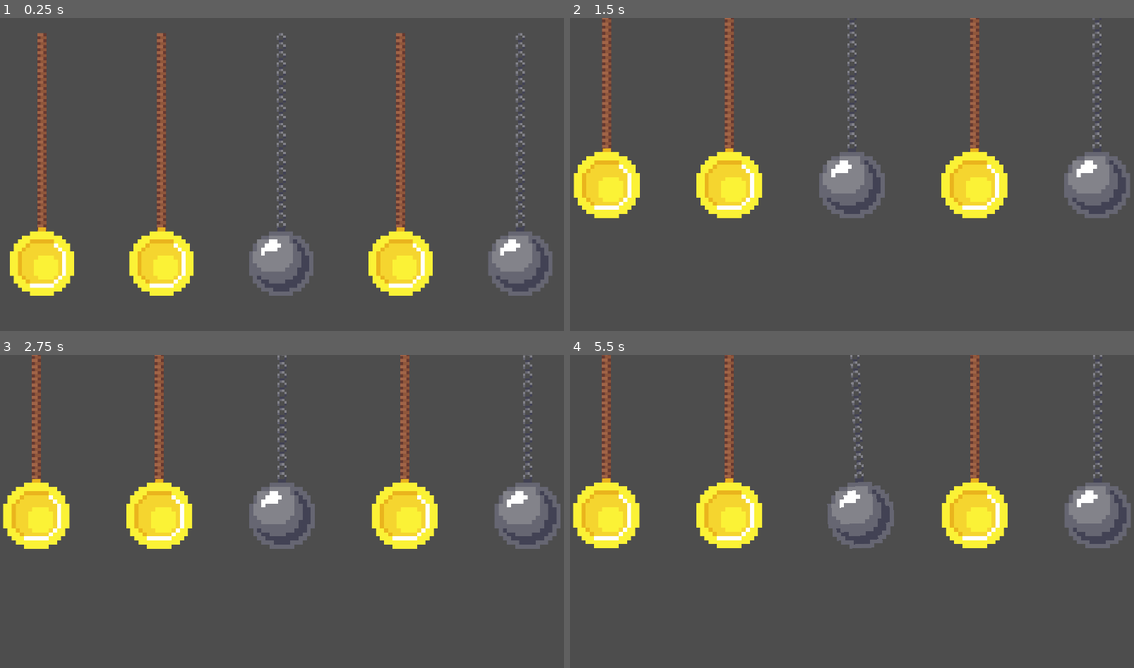
Above: before the commit, frames 1-4 (two rows, left to right).
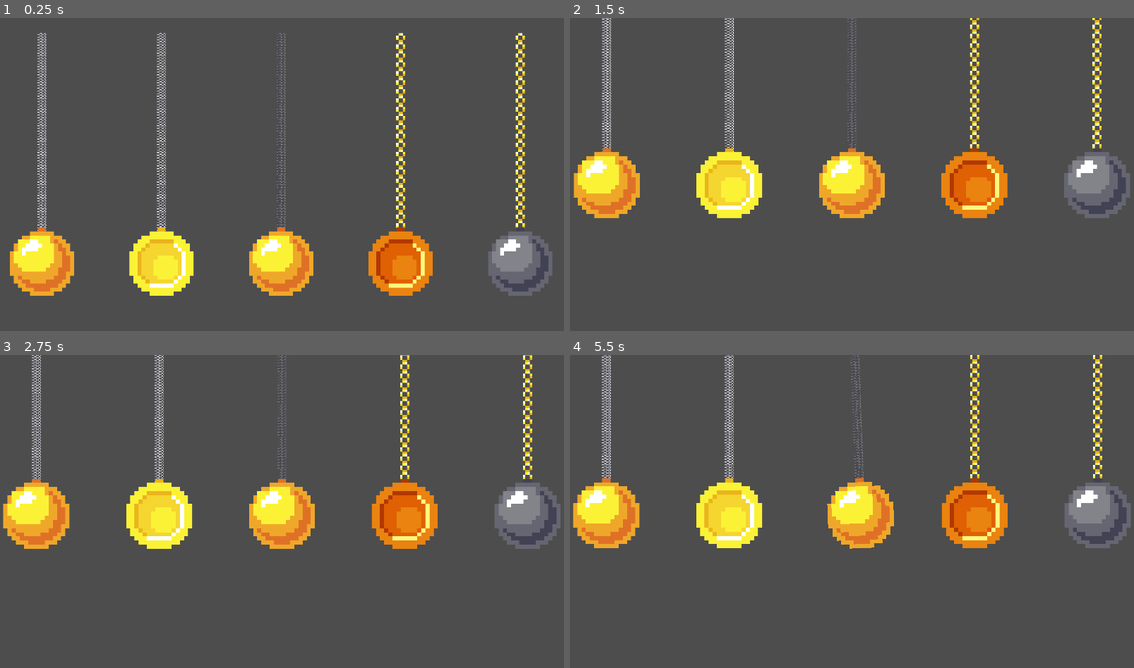
Above: after the commit, the same moments.

Repository: HEKEPOIU/gmtk_2024
Game: Godot game, scene res://scene/main.tscn
Same seed, same stepped clock (60 frames per second), same inputs: the game is played once before the commit and once after it.
Inputs (mouse positions are in pixels of both pictures, inside the frame that each line leads up to):
- Up to frame 1 (0.25 s): no input
- Up to frame 2 (1.5 s): move the mouse to (976, 161) at 0.52 s; click (976, 161) at 0.6 s; move the mouse to (739, 193) at 1.27 s; click (739, 193) at 1.35 s
- Up to frame 3 (2.75 s): move the mouse to (338, 442) at 2.02 s; click (338, 442) at 2.1 s
- Up to frame 4 (5.5 s): move the mouse to (823, 577) at 2.77 s; click (823, 577) at 2.85 s; move the mouse to (1021, 561) at 3.52 s; click (1021, 561) at 3.6 s; move the mouse to (682, 464) at 4.27 s; click (682, 464) at 4.35 s; tap Enter at 5 s; move the mouse to (880, 514) at 5.02 s; click (880, 514) at 5.1 s

The runs differ from the first frame. In frame 1, 9.4% of the frame differs, in the area x 1-94%, y 4-89%; in frame 2, 8.4%; in frame 3, 8.2%; in frame 4, 8.3%.

Commit message:
Random generate pendulum

Diff:
--- a/scene/main.tscn
+++ b/scene/main.tscn
@@ -1,10 +1,42 @@
-[gd_scene load_steps=6 format=3 uid="uid://bamth8f5h3hkf"]
+[gd_scene load_steps=12 format=3 uid="uid://bamth8f5h3hkf"]
 
 [ext_resource type="Script" path="res://src/main.gd" id="1_gy4id"]
 [ext_resource type="Script" path="res://scene/camera_manager.gd" id="3_6fkyf"]
 [ext_resource type="PackedScene" uid="uid://mi0q0rdifude" path="res://scene/main_ui.tscn" id="3_6hq5n"]
 [ext_resource type="PackedScene" uid="uid://prj2jrlt2fu1" path="res://scene/pendulum_manager.tscn" id="5_a8atf"]
 [ext_resource type="PackedScene" uid="uid://bmibyak3ptiqq" path="res://src/ui/card/border.tscn" id="5_o6d60"]
+[ext_resource type="PackedScene" uid="uid://bkt1em0yb1dvt" path="res://scene/pendulum.tscn" id="6_q0g7m"]
+[ext_resource type="Texture2D" uid="uid://cqp36mrh61cx" path="res://assets/rope/chain.png" id="7_75l6k"]
+[ext_resource type="Texture2D" uid="uid://c6yefofbbgtu" path="res://assets/ball/coin.png" id="8_1pjxk"]
+[ext_resource type="Texture2D" uid="uid://bovbxo54kddwk" path="res://assets/rope/rope.png" id="9_gynd3"]
+
+[sub_resource type="PackedScene" id="PackedScene_6054t"]
+_bundled = {
+"base_scene": 0,
+"conn_count": 0,
+"conns": PackedInt32Array(),
+"editable_instances": [],
+"names": PackedStringArray("Pendulum", "Line2D", "texture", "PendulumEndPoint"),
+"node_count": 2,
+"node_paths": [],
+"nodes": PackedInt32Array(-1, -1, 2147483647, 0, -1, 0, 0, 0, 0, 2147483647, 262145, -1, 1, 2, 1, 0),
+"variants": [ExtResource("6_q0g7m"), ExtResource("7_75l6k")],
+"version": 3
+}
+
+[sub_resource type="PackedScene" id="PackedScene_824u5"]
+_bundled = {
+"base_scene": 0,
+"conn_count": 0,
+"conns": PackedInt32Array(),
+"editable_instances": [],
+"names": PackedStringArray("Pendulum", "end_point_image", "Line2D", "texture", "PendulumEndPoint"),
+"node_count": 2,
+"node_paths": [],
+"nodes": PackedInt32Array(-1, -1, 2147483647, 0, -1, 1, 1, 1, 0, 0, 0, 2147483647, 262146, -1, 1, 3, 2, 0),
+"variants": [ExtResource("6_q0g7m"), ExtResource("8_1pjxk"), ExtResource("9_gynd3")],
+"version": 3
+}
 
 [node name="main" type="Node"]
 script = ExtResource("1_gy4id")
@@ -36,3 +68,4 @@
 border = NodePath("../../NinePatchRect")
 
 [node name="PendulumManager" parent="." instance=ExtResource("5_a8atf")]
+pendulum_scene = Array[PackedScene]([SubResource("PackedScene_6054t"), SubResource("PackedScene_824u5")])
--- a/scene/pendulum.tscn
+++ b/scene/pendulum.tscn
@@ -2,7 +2,7 @@
 
 [ext_resource type="Script" path="res://src/pendulum.gd" id="1_giu4x"]
 [ext_resource type="PackedScene" uid="uid://caorjifvuen5f" path="res://scene/pendulum_end_point.tscn" id="2_d5bf6"]
-[ext_resource type="Texture2D" uid="uid://cy123xblsxfea" path="res://assets/iron_ball.png" id="2_i4pxb"]
+[ext_resource type="Texture2D" uid="uid://cy123xblsxfea" path="res://assets/ball/iron_ball.png" id="2_i4pxb"]
 
 [node name="Pendulum" type="Node2D"]
 script = ExtResource("1_giu4x")
@@ -13,6 +13,8 @@
 mass = 10.0
 max_mass = 50.0
 end_point_image = ExtResource("2_i4pxb")
+end_point_image_path = "res://assets/ball"
+chain_image_path = "res://assets/rope"
 
 [node name="Line2D" type="Line2D" parent="."]
 position = Vector2(0, 3)
--- a/scene/pendulum_end_point.tscn
+++ b/scene/pendulum_end_point.tscn
@@ -1,7 +1,7 @@
 [gd_scene load_steps=4 format=3 uid="uid://caorjifvuen5f"]
 
 [ext_resource type="Script" path="res://src/pendulum_end_point.gd" id="1_atb1l"]
-[ext_resource type="Texture2D" uid="uid://cy123xblsxfea" path="res://assets/iron_ball.png" id="2_1gebp"]
+[ext_resource type="Texture2D" uid="uid://cy123xblsxfea" path="res://assets/ball/iron_ball.png" id="2_1gebp"]
 
 [sub_resource type="CircleShape2D" id="CircleShape2D_kih6h"]
 radius = 65.123
--- a/scene/pendulum_manager.tscn
+++ b/scene/pendulum_manager.tscn
@@ -1,11 +1,10 @@
-[gd_scene load_steps=4 format=3 uid="uid://prj2jrlt2fu1"]
+[gd_scene load_steps=3 format=3 uid="uid://prj2jrlt2fu1"]
 
 [ext_resource type="Script" path="res://src/pendulum_manager.gd" id="1_w26s2"]
-[ext_resource type="PackedScene" uid="uid://b84bsrf74ywbl" path="res://scene/varient_pendulum/pendulum_chain_ball.tscn" id="2_ygqbq"]
-[ext_resource type="PackedScene" uid="uid://21xgo8i1hmyo" path="res://scene/varient_pendulum/pendulum_rope_coin.tscn" id="3_e68na"]
+[ext_resource type="PackedScene" uid="uid://bkt1em0yb1dvt" path="res://scene/pendulum.tscn" id="3_e68na"]
 
 [node name="PendulumManager" type="Node"]
 script = ExtResource("1_w26s2")
-pendulum_scene = Array[PackedScene]([ExtResource("2_ygqbq"), ExtResource("3_e68na")])
+pendulum_scene = Array[PackedScene]([ExtResource("3_e68na")])
 pendulum_margin = 400.0
 pendulum_pivot_height = 240
--- a/scene/varient_pendulum/pendulum_chain_ball.tscn
+++ /dev/null
@@ -1,9 +0,0 @@
-[gd_scene load_steps=3 format=3 uid="uid://b84bsrf74ywbl"]
-
-[ext_resource type="PackedScene" uid="uid://bkt1em0yb1dvt" path="res://scene/pendulum.tscn" id="1_rdlsg"]
-[ext_resource type="Texture2D" uid="uid://cqp36mrh61cx" path="res://assets/chain.png" id="2_moxeh"]
-
-[node name="Pendulum" instance=ExtResource("1_rdlsg")]
-
-[node name="Line2D" parent="." index="0"]
-texture = ExtResource("2_moxeh")
--- a/scene/varient_pendulum/pendulum_rope_coin.tscn
+++ /dev/null
@@ -1,11 +0,0 @@
-[gd_scene load_steps=4 format=3 uid="uid://21xgo8i1hmyo"]
-
-[ext_resource type="PackedScene" uid="uid://bkt1em0yb1dvt" path="res://scene/pendulum.tscn" id="1_dj1di"]
-[ext_resource type="Texture2D" uid="uid://c6yefofbbgtu" path="res://assets/coin.png" id="2_5y5kv"]
-[ext_resource type="Texture2D" uid="uid://bovbxo54kddwk" path="res://assets/rope.png" id="3_l6ufj"]
-
-[node name="Pendulum" instance=ExtResource("1_dj1di")]
-end_point_image = ExtResource("2_5y5kv")
-
-[node name="Line2D" parent="." index="0"]
-texture = ExtResource("3_l6ufj")
--- a/src/pendulum.gd
+++ b/src/pendulum.gd
@@ -28,7 +28,11 @@
 @export var is_current: bool = false
 @export var end_point_image: Texture2D
 @export var max_angular_velocity: float = 0.5
+@export_dir var end_point_image_path: String
+@export_dir var chain_image_path: String
 
+var end_point_images: Array[Texture2D]
+var chain_images: Array[Texture2D]
 var angular_velocity: float = 0.0
 var angular_acceleration: float = 0.0
 @onready var end_point: PendulumEndPoint = get_node("PendulumEndPoint")
@@ -36,14 +40,32 @@
 
 
 func _ready() -> void:
+	lazy_init_image()
 	end_point.on_hit_other.connect(deal_collide)
 	end_point.on_drag.connect(be_drag)
 	end_point.on_drag_stop.connect(start_simulate)
 	end_point.set_scale_base_mass(mass, min_mass, max_mass)
-	end_point.set_sprite(end_point_image)
+	end_point.set_sprite(end_point_images.pick_random())
+	line.texture = chain_images.pick_random()
 	prev_pos = global_position
 	set_mass(mass)
 	set_start_position(rotation)
+
+
+func lazy_init_image() -> void:
+	if end_point_images.is_empty() or chain_images.is_empty():
+		for file_name in DirAccess.get_files_at(end_point_image_path):
+			file_name = file_name.replace('.import', '')
+			if file_name.get_extension() == "png":
+				file_name = file_name.replace('.import', '')
+				var texture: CompressedTexture2D = ResourceLoader.load(end_point_image_path + "/" + file_name)
+				end_point_images.push_back(texture)
+
+		for file_name in DirAccess.get_files_at(chain_image_path):
+			file_name = file_name.replace('.import', '')
+			if file_name.get_extension() == "png":
+				var texture: CompressedTexture2D = ResourceLoader.load(chain_image_path + "/" + file_name)
+				chain_images.push_back(texture)
 
 
 func _physics_process(delta: float) -> void:
@@ -83,7 +105,9 @@
 	angular_velocity += angular_acceleration
 	angular_velocity *= damping
 
-	angular_velocity = clamp(angular_velocity, -max_angular_velocity * delta, max_angular_velocity * delta)
+	angular_velocity = clamp(
+		angular_velocity, -max_angular_velocity * delta, max_angular_velocity * delta
+	)
 	angle += angular_velocity
 
 	rotation = angle
Renamed: assets/coin.png -> assets/ball/coin.png
Not shown, added: assets/ball/coin.png.import
Binary file added: assets/ball/copper_coin.png
Not shown, added: assets/ball/copper_coin.png.import
Binary file added: assets/ball/glass_ball.png
Not shown, added: assets/ball/glass_ball.png.import
Binary file added: assets/ball/gold_ball.png
Not shown, added: assets/ball/gold_ball.png.import
Renamed: assets/iron_ball.png -> assets/ball/iron_ball.png
Not shown, changed: assets/ball/iron_ball.png.import
Binary file added: assets/ball/wood_ball.png
Not shown, changed: assets/ball/wood_ball.png.import
(and 14 more such lines)
